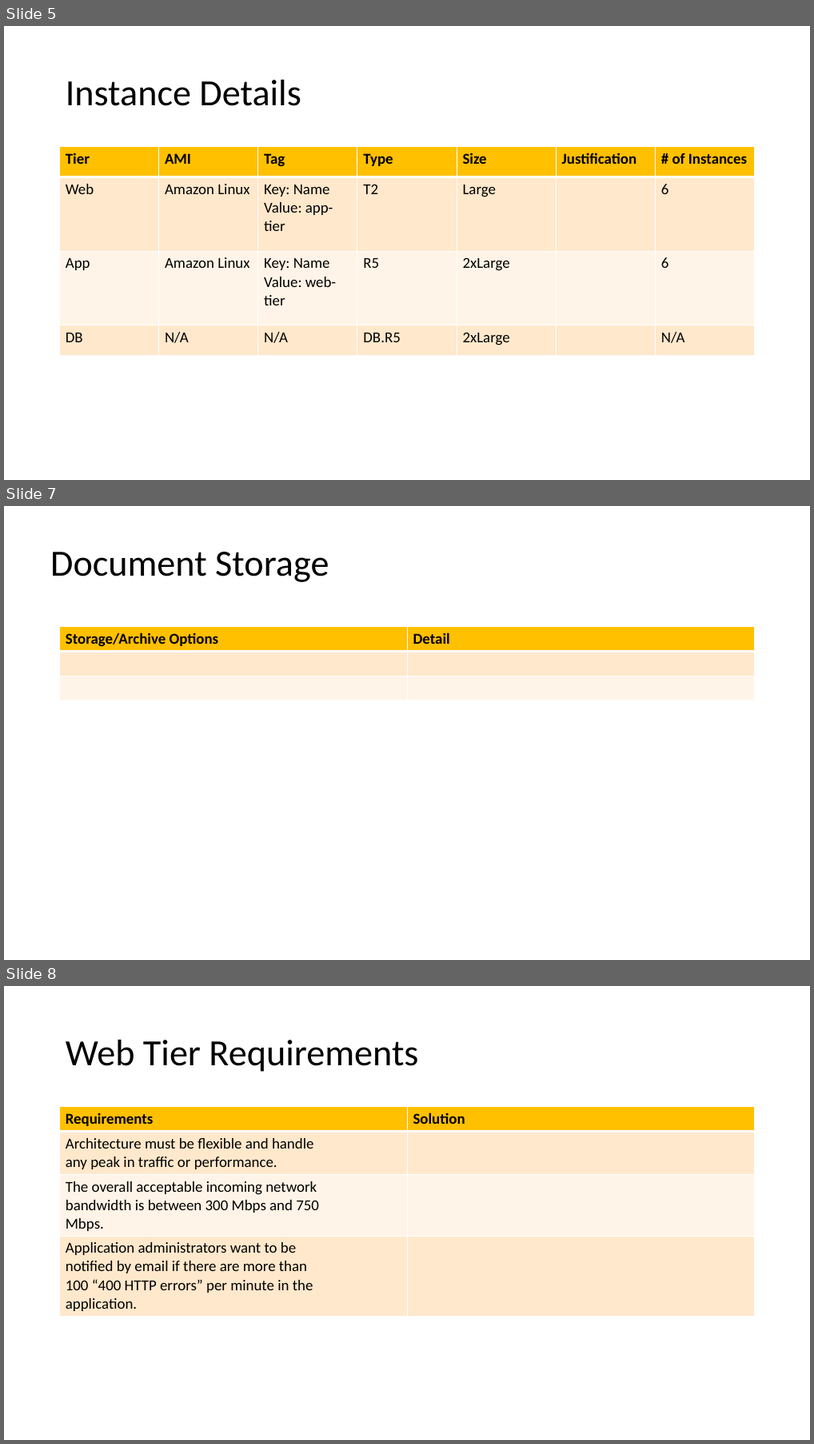
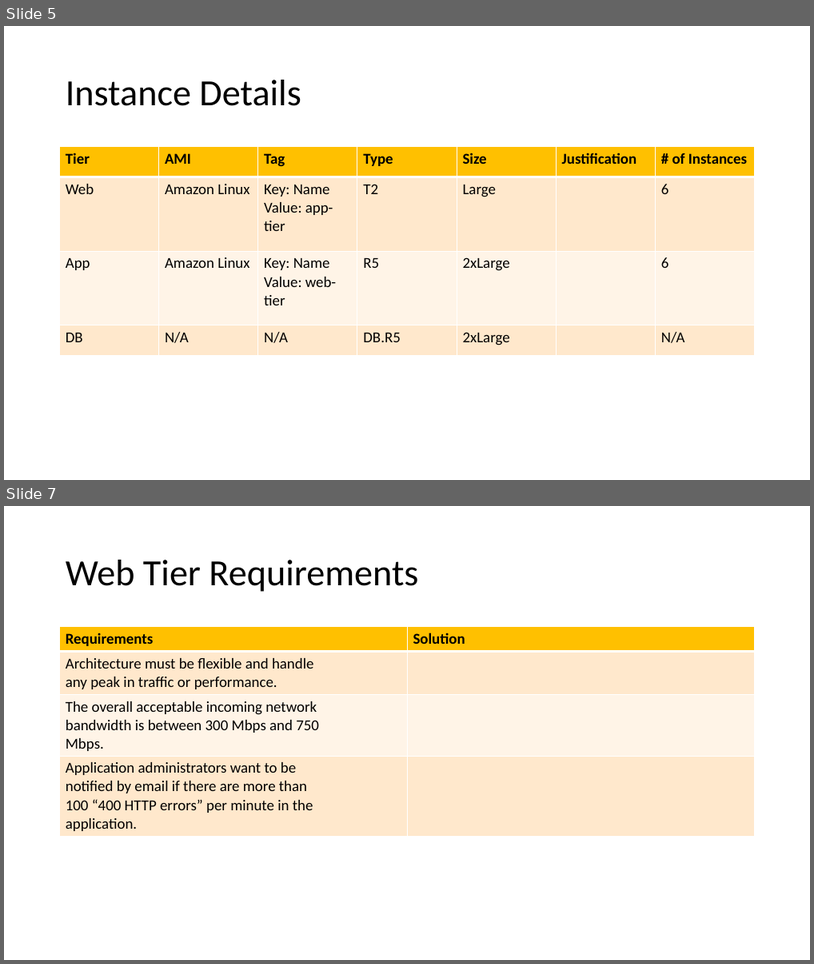
Before and after one commit to WilliamCareySemiColon/college_y3, a slide deck: Cloud_Computing/Labs/Assignment/part 2/Cloud-Computing-Assignment-2.pptx. Shown one above the other, each under a label of ours: slides 5, 7 and 8 before the commit, slides 5 and 7 after it; the slides between them are not shown. The pictures are 814x1444 and 814x964 pixels, drawn with LibreOffice and Linux fonts; fonts in the diff are those of the drawing. Boxes give left, top, right and bottom in pixels: in the first picture for what was removed or moved away, otherwise in the second. Text is boxed around its words. In the diff, an @@ line names an element or a change of style, - is before the commit and + after.

```diff
--- a/Cloud_Computing/Labs/Assignment/part 2/Cloud-Computing-Assignment-2.pptx
+++ b/Cloud_Computing/Labs/Assignment/part 2/Cloud-Computing-Assignment-2.pptx
@@ slide 7 removed at <box>4,506,810,960</box>, background #FFFFFF @@
@@ title removed at <box>50,552,329,582</box> @@
-Document Storage
@@ table removed at <box>60,627,755,700</box>, 3 rows, 2 columns @@
-Storage/Archive Options | Detail
- | 
- | 
@@ what was slide 8 is now slide 7 @@
```
Also in this commit, not shown: 2 slides changed, 2 other files.
